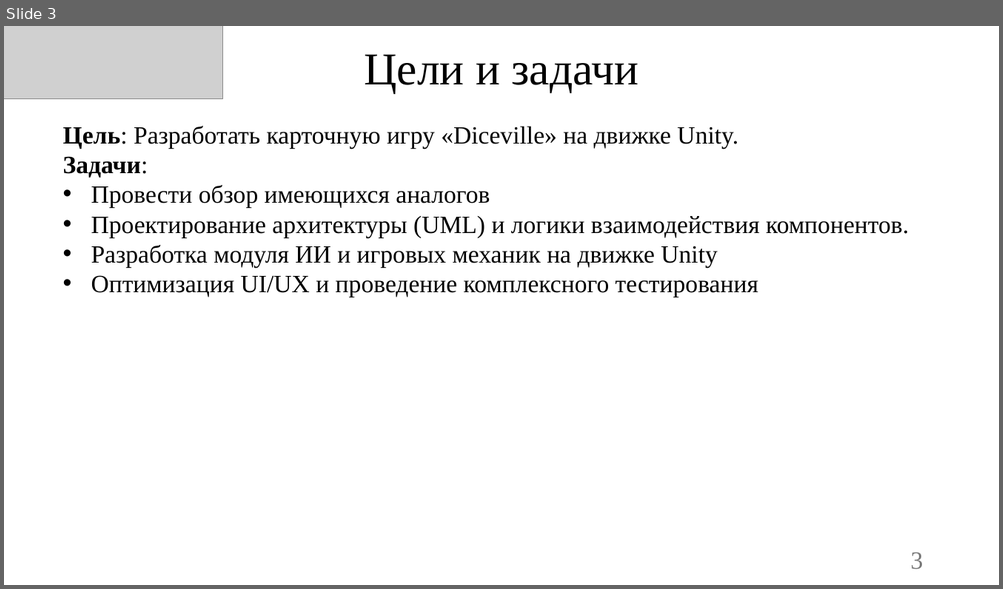
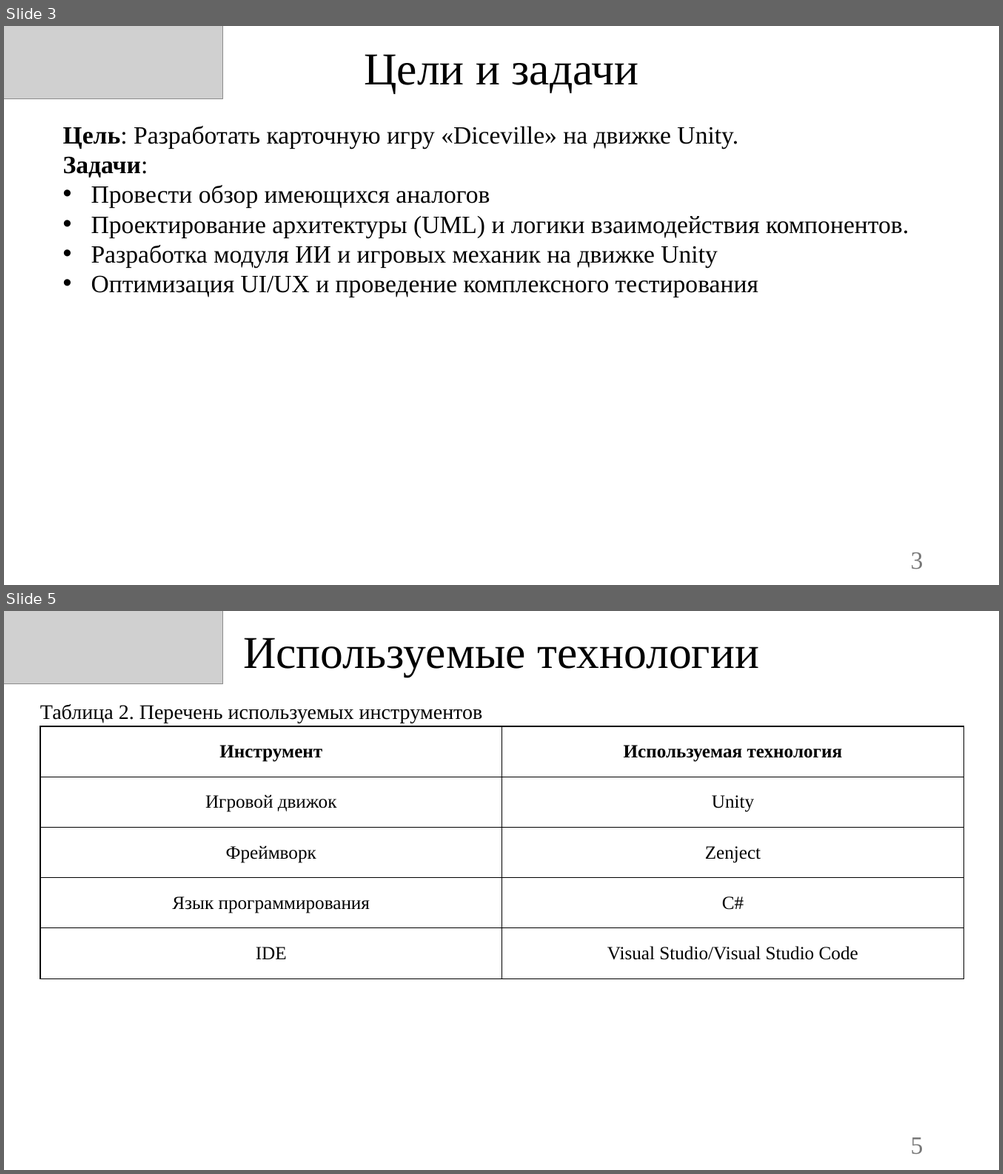
Before and after one commit to Owl-Man/ISPM, a slide deck: УПИС_Задание_№10/Презентация Diceville.pptx. Shown one above the other, each under a label of ours: slide 3 before the commit, slides 3 and 5 after it; the slides between them are not shown. The pictures are 1003x589 and 1003x1174 pixels, drawn with LibreOffice and Linux fonts; fonts in the diff are those of the drawing; grey boxes stand for pictures; background and template pictures are left out. Boxes give left, top, right and bottom in pixels: in the first picture for what was removed or moved away, otherwise in the second. Text is boxed around its words. In the diff, an @@ line names an element or a change of style, - is before the commit and + after.

```diff
--- a/УПИС_Задание_№10/Презентация Diceville.pptx
+++ b/УПИС_Задание_№10/Презентация Diceville.pptx
@@ slide 5 added at (4, 611, 999, 1170), background picture (left out) @@
@@ picture added at (4, 611, 223, 684) @@
@@ title added at (243, 638, 759, 677), 44 pt, text #000000 @@
+Используемые технологии
@@ text added at (40, 704, 483, 723), 20 pt, text #000000 @@
+Таблица 2. Перечень используемых инструментов
@@ table added at (40, 726, 965, 988), 5 rows, 2 columns @@
+Инструмент | Используемая технология
+Игровой движок | Unity
+Фреймворк | Zenject
+Язык программирования | C#
+IDE | Visual Studio/Visual Studio Code
@@ page number added at (910, 1138, 923, 1155), 24 pt, text #797979 @@
+5
```
Also in this commit, not shown: 1 slide changed, 9 other slides added, 1 slide removed.
